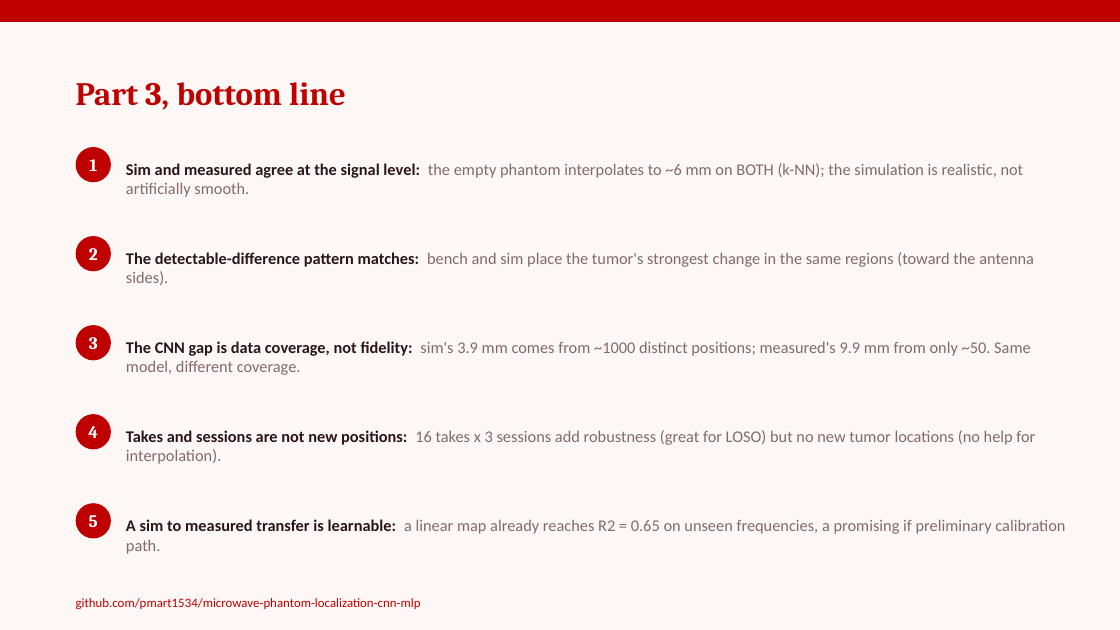
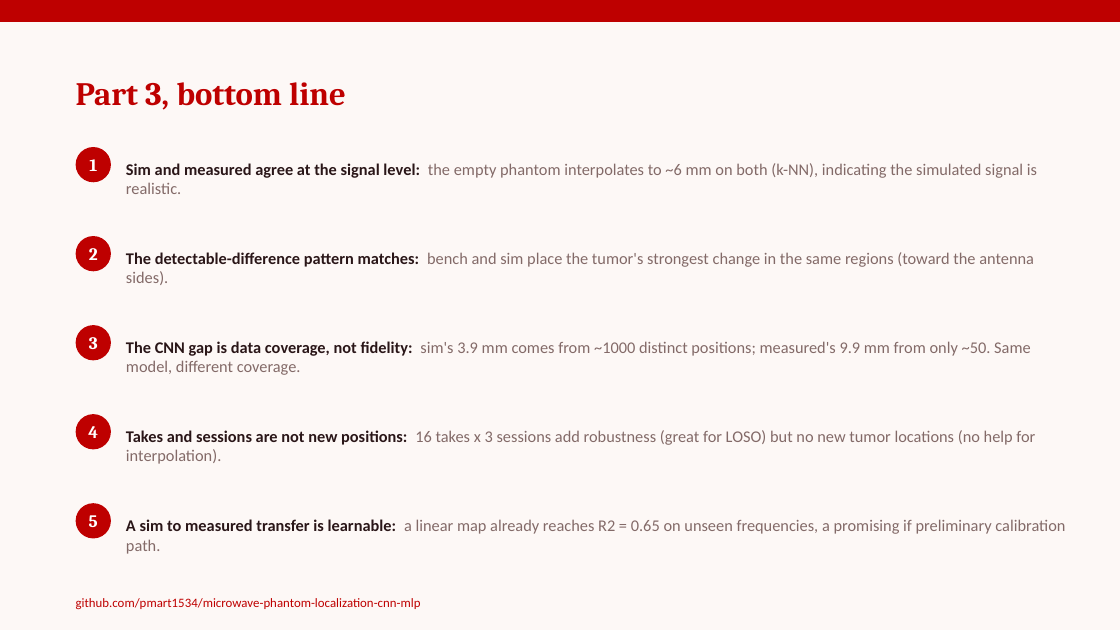
Before and after one commit to pmart1534/microwave-phantom-localization-cnn-mlp, a slide deck: slide 9 of regression_deck/Deck3_Sim_vs_Measured.pptx. Drawn at 1120x630 pixels with LibreOffice and Linux fonts; fonts in the diff are those of the drawing. Boxes give left, top, right and bottom in pixels: in the first picture for what was removed or moved away, otherwise in the second. Text is boxed around its words. In the diff, an @@ line names an element or a change of style, - is before the commit and + after.

```diff
--- a/regression_deck/Deck3_Sim_vs_Measured.pptx
+++ b/regression_deck/Deck3_Sim_vs_Measured.pptx
@@ text at (x1=126, y1=163, x2=1037, y2=194): text changed @@
-Sim and measured agree at the signal level: the empty phantom interpolates to ~6 mm on BOTH (k-NN); the simulation is realistic, not artificially smooth.
+Sim and measured agree at the signal level: the empty phantom interpolates to ~6 mm on both (k-NN), indicating the simulated signal is realistic.
```
Also in this commit, not shown: 2 other slides changed, 19 other files.
